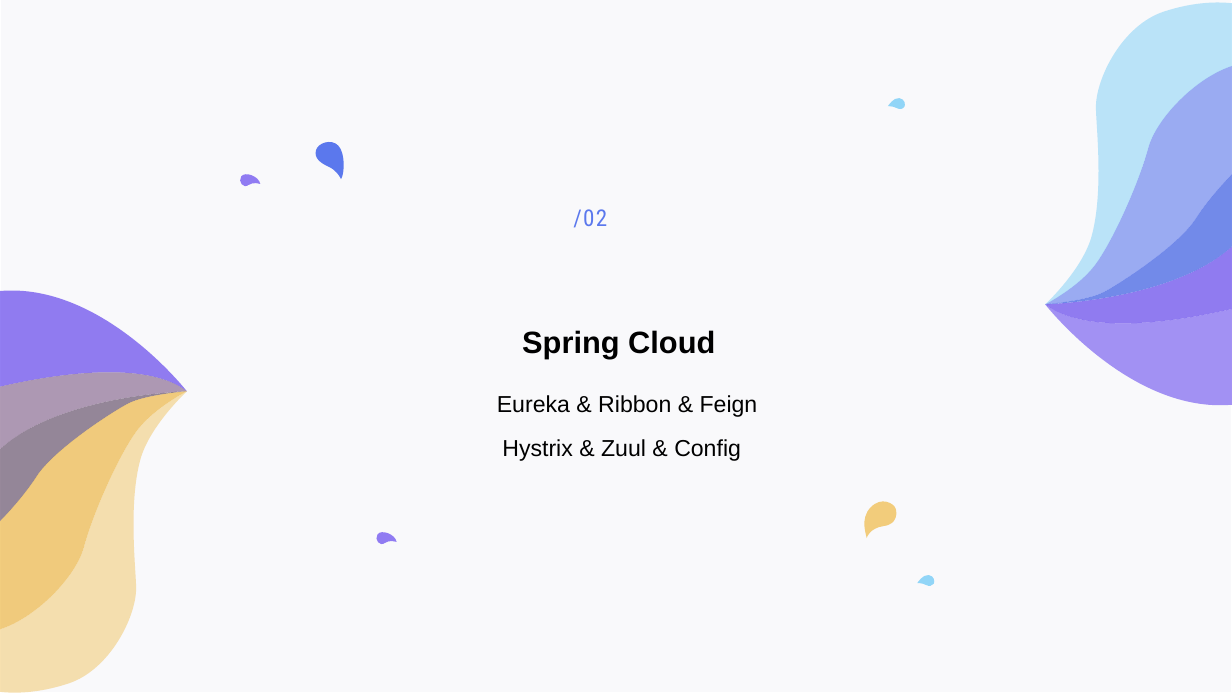
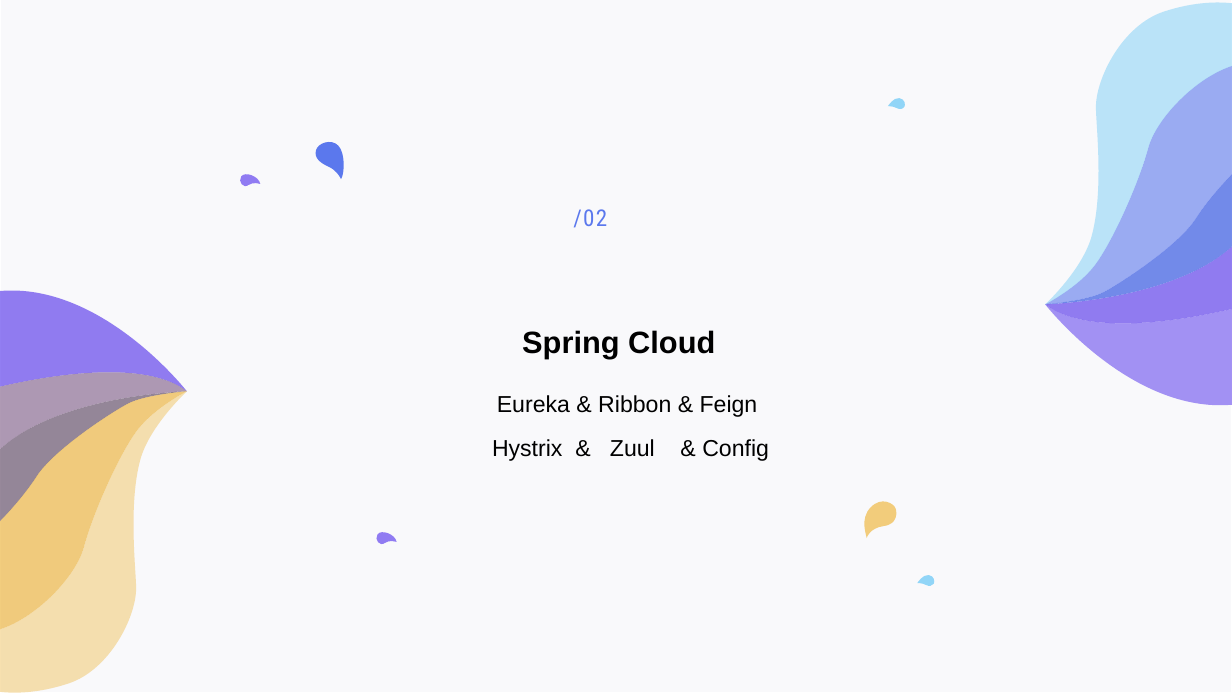
Before and after one commit to LIULE8/ppt, a slide deck: slide 9 of Sharing2.pptx. Drawn at 1232x693 pixels with LibreOffice and Linux fonts; fonts in the diff are those of the drawing. Boxes give left, top, right and bottom in pixels: in the first picture for what was removed or moved away, otherwise in the second. Text is boxed around its words. In the diff, an @@ line names an element or a change of style, - is before the commit and + after.

Commit message:
update spring cloud ppt

```diff
--- a/Sharing2.pptx
+++ b/Sharing2.pptx
@@ text "Hystrix & Zuul & Config" rewrapped from box(502, 439, 741, 461) to box(492, 439, 769, 461) @@
```
Also in this commit, not shown: 2 other slides changed, 1 slide added.
